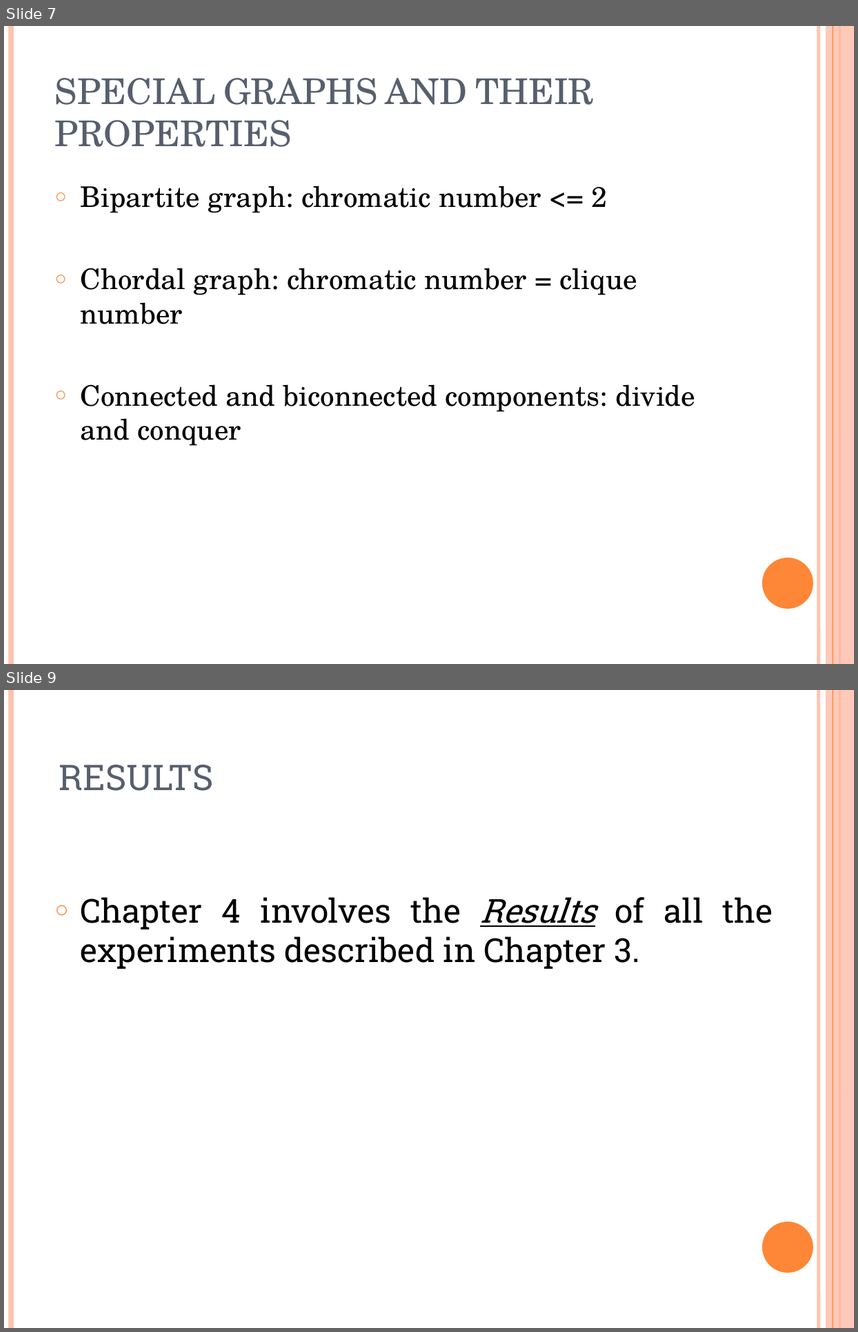
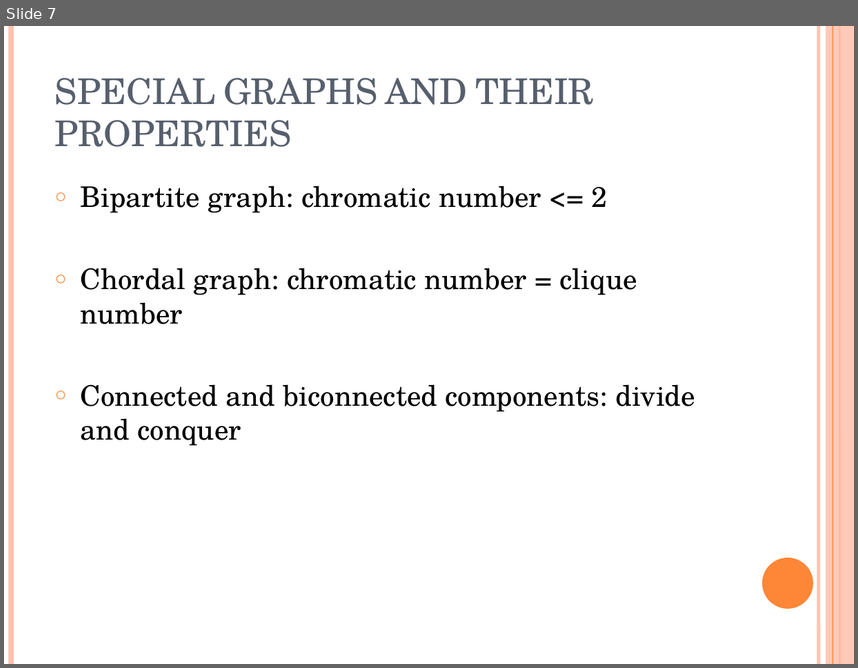
Before and after one commit to manhddftu/Project1.1-Phase3, a slide deck: pres3.pptx. Shown one above the other, each under a label of ours: slides 7 and 9 before the commit, slide 7 after it; the slides between them are not shown. The pictures are 858x1332 and 858x668 pixels, drawn with LibreOffice and Linux fonts; fonts in the diff are those of the drawing. Boxes give left, top, right and bottom in pixels: in the first picture for what was removed or moved away, otherwise in the second. Text is boxed around its words. In the diff, an @@ line names an element or a change of style, - is before the commit and + after.

```diff
--- a/pres3.pptx
+++ b/pres3.pptx
@@ slide 9 removed at [4,690,854,1328], background #FFFFFF; not listed: 6 template elements that a slide beside it also shows @@
@@ title removed at [59,765,213,791] @@
-RESULTS
@@ text removed at [81,897,773,969] @@
-○ Chapter 4 involves the Results of all the experiments described in Chapter 3.
```
Also in this commit, not shown: 4 slides changed, 1 slide added.
